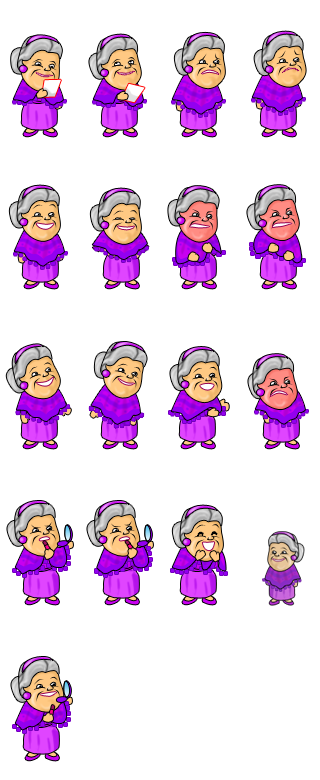
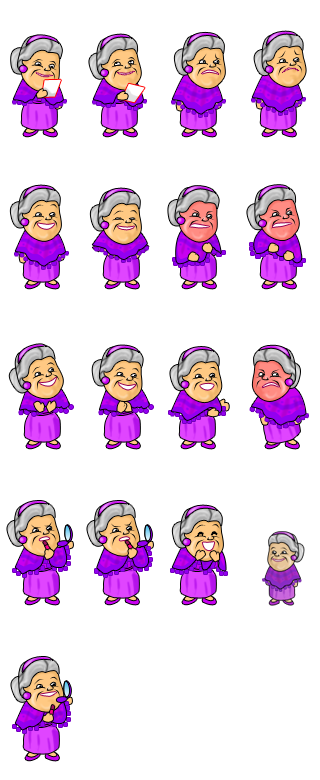
Layer changes from the first 320px x 780px image to the second:
painted on "Слой 49" over [5,184,309,450]
